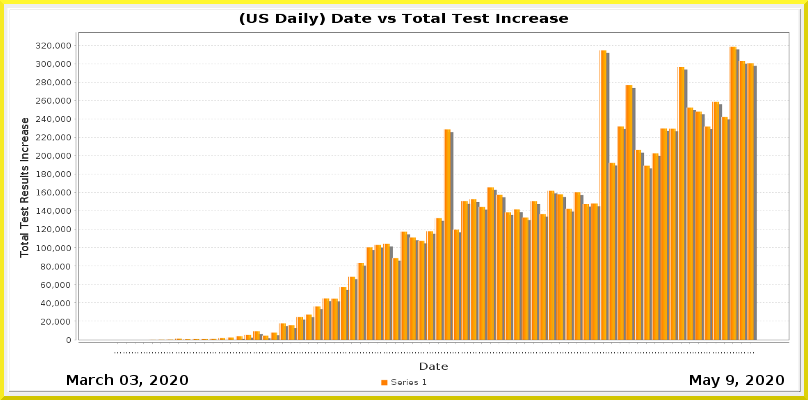
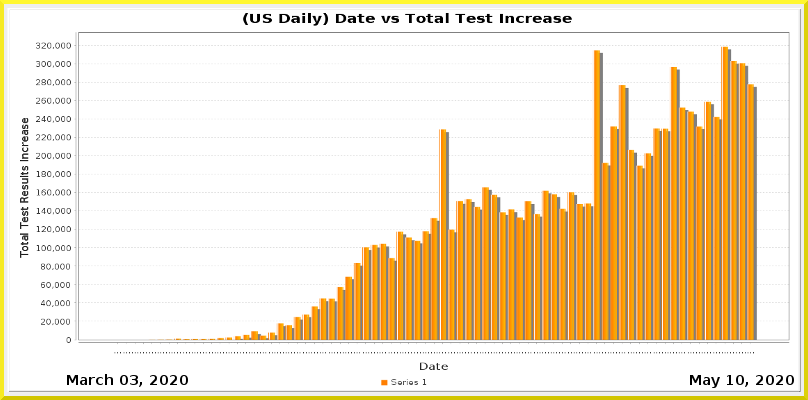
Two versions of the same layered image (808x400). Layer-by-layer changes:
painted on "Current Date" over [726, 375, 794, 387]
painted on "Date_vs_TestIncrease.png" over [126, 13, 757, 354]
